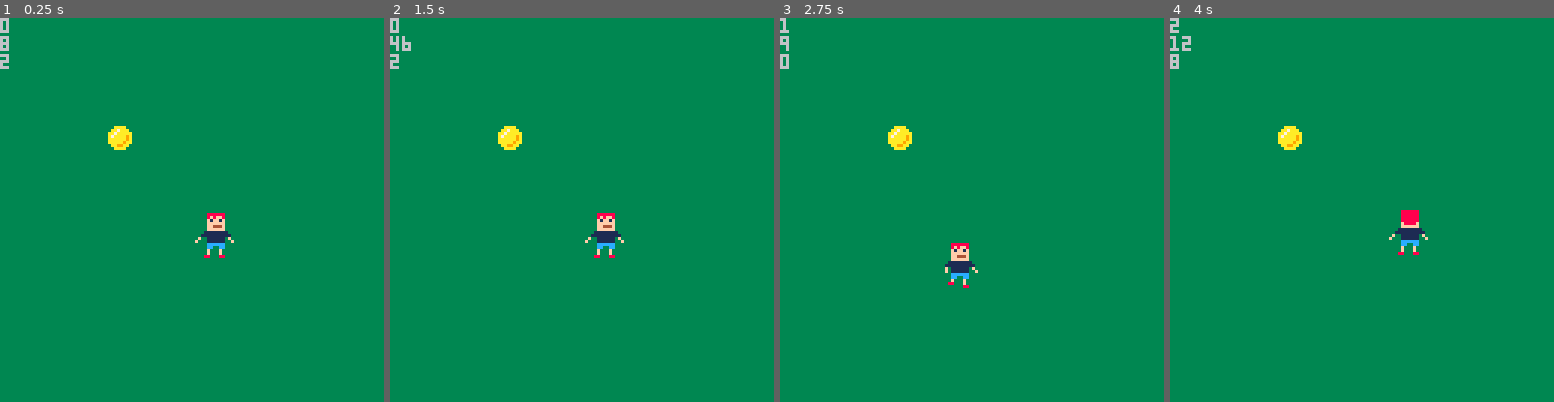
Above: before the commit, frames 1-4 (left to right).
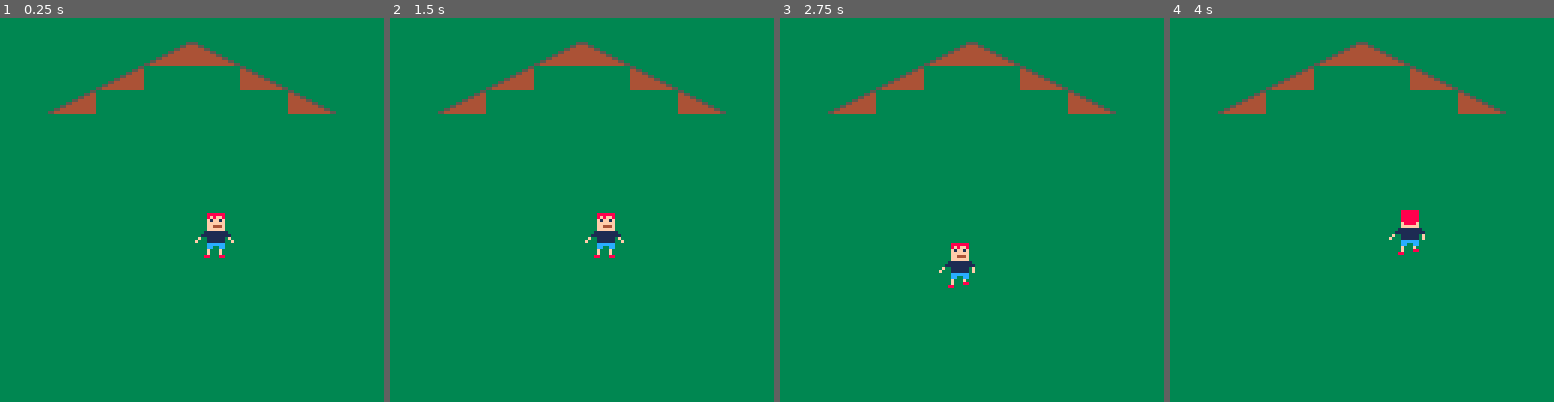
Above: after the commit, the same moments.

Repository: abadi199/LOTM
Game: PICO-8 cartridge lotm.p8
Same seed, same stepped clock (60 frames per second), same inputs: the game is played once before the commit and once after it.
Inputs:
- Up to frame 1 (0.25 s): no input
- Up to frame 2 (1.5 s): no input
- Up to frame 3 (2.75 s): hold Left 1.97-2.37 s; hold Down from 2.42 s (still down)
- Up to frame 4 (4 s): release Down at 2.82 s; hold Right 2.87-3.53 s; hold Up from 3.58 s (still down)

The runs differ from the first frame. In frame 1, 3.2% of the frame differs, in the area x 0-88%, y 0-35%; in frame 2, 3.2%; in frame 3, 3.2%; in frame 4, 3.3%, in the area x 0-88%, y 0-62%.

Commit message:
Draw part of roof.

Diff:
--- a/lotm.p8
+++ b/lotm.p8
@@ -11,6 +11,7 @@
 STATE.WALK_RIGHT=4
 
 function _init()
+	make_house()
 	make_player()
 	make_coins()
 end
@@ -23,7 +24,8 @@
 function _draw()
 	cls()
 	draw_map()
-	draw_coins()
+	draw_house()
+	-- draw_coins()
 	draw_player()
 end
 -->8
@@ -91,15 +93,15 @@
 end
 
 function move(center,left,right)
-	if player.timer < 5 then
+	if player.timer < 3 then
 		player.sprite=center
-	elseif player.timer < 10 then
+	elseif player.timer < 6 then
 		player.sprite=right
+	elseif player.timer < 9 then
+		player.sprite=center
+	elseif player.timer < 12 then
+		player.sprite=left
 	elseif player.timer < 15 then
-		player.sprite=center
-	elseif player.timer < 20 then
-		player.sprite=left
-	elseif player.timer < 25 then
 		player.timer=1
 	end
 end
@@ -110,16 +112,11 @@
 
 function draw_player()
 	spr(player.sprite,player.x,player.y,2,2,player.flip)
-	print(player.state)
-	print(player.timer)
-	print(player.sprite)
 end
 
 function draw_map()
 	map(0,0,0,0,64,64)
 end
-
-
 -->8
 --coins
 function make_coins()
@@ -147,7 +144,32 @@
 -->8
 --house
 function make_house()
-
+	house={}
+end
+
+function draw_house()
+	draw_roof()
+	draw_wall()
+end
+
+function draw_roof()
+	start_x=16
+	start_y=24
+	n=3
+	for i=0,n-1 do
+		spr(64,start_x+(i*16),start_y-(i*8))
+		spr(65,start_x+(i*16)+8,start_y-(i*8))
+
+		spr(65,start_x+((n+i)*16),start_y-((n-1-i)*8),1,1,true)
+		spr(64,start_x+((n+i)*16)+8,start_y-((n-1-i)*8),1,1,true)
+	end
+	-- spr(64,start_x,start_y)
+	-- spr(65,start_x+8,start_y)
+	-- spr(64,start_x+16,start_y-8)
+	-- spr(65,start_x+24,start_y-8)
+end
+
+function draw_wall()
 end
 
 
Not shown, changed: 112 lines of the sprite sheet (__gfx__) section of lotm.p8
